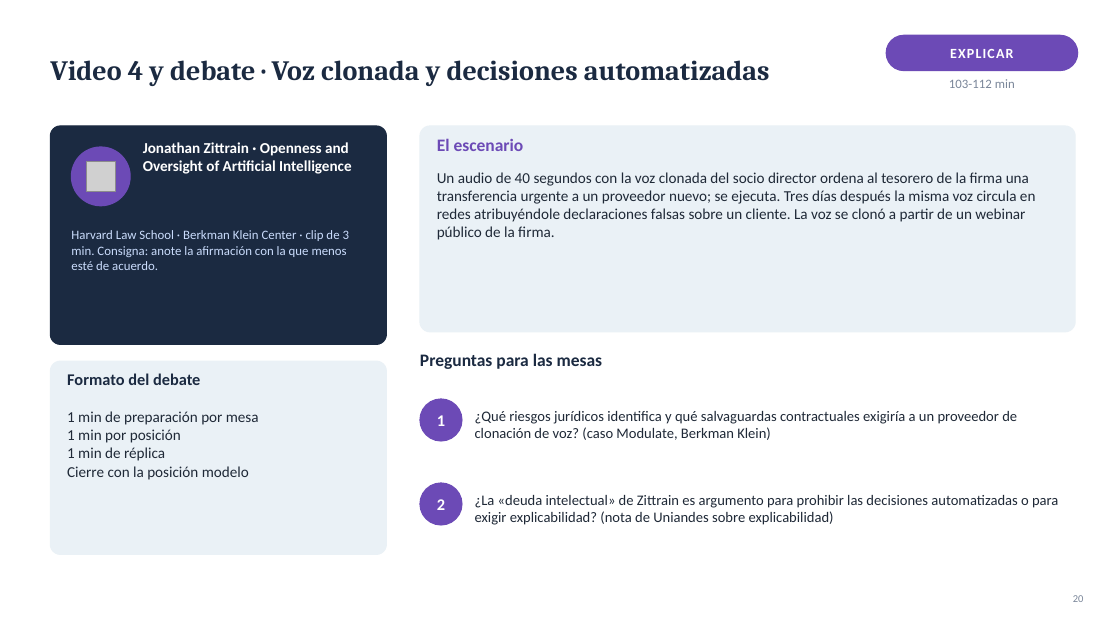
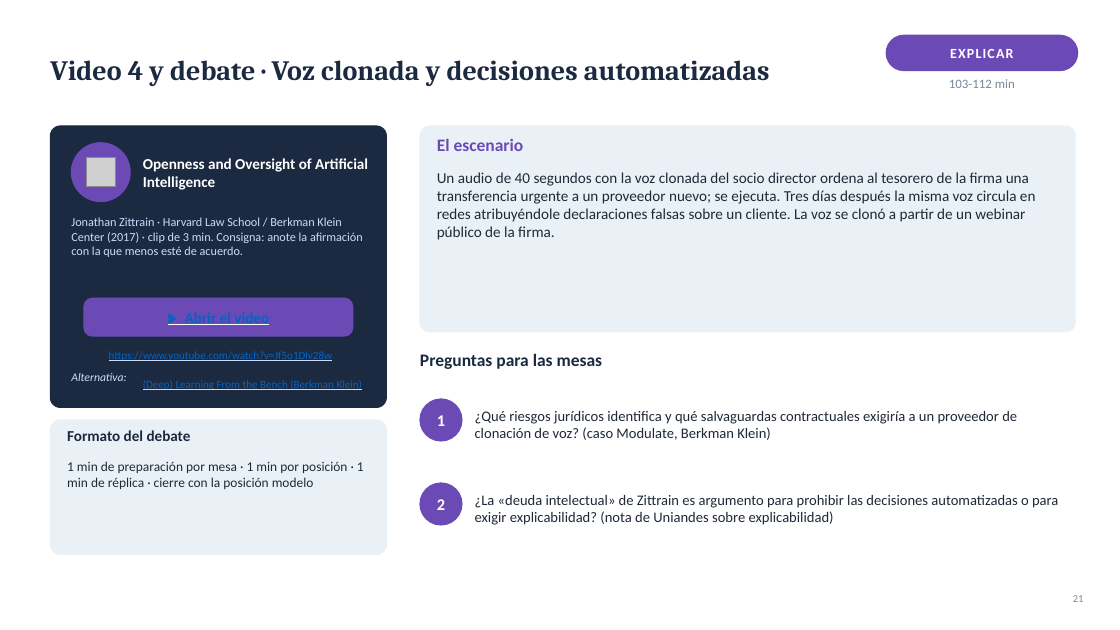
Before and after one commit to Arturoramos22/Arturoramos22, a slide deck: slide 21 of conferencia-derecho-tecnologia/DIAPOSITIVAS.pptx (slide 20 before the commit). Drawn at 1120x630 pixels with LibreOffice and Linux fonts; fonts in the diff are those of the drawing; grey boxes stand for pictures. Boxes give left, top, right and bottom in pixels: in the first picture for what was removed or moved away, otherwise in the second. Text is boxed around its words. In the diff, an @@ line names an element or a change of style, - is before the commit and + after.

```diff
--- a/conferencia-derecho-tecnologia/DIAPOSITIVAS.pptx
+++ b/conferencia-derecho-tecnologia/DIAPOSITIVAS.pptx
@@ rounded rectangle at [50, 126, 386, 408]: proportions changed @@
@@ rounded rectangle: place and size @@
-rounded rectangle at [50, 126, 386, 344]
+rounded rectangle at [50, 126, 386, 408]
@@ ellipse: place and size @@
-ellipse at [71, 147, 130, 206]
+ellipse at [71, 143, 130, 202]
@@ text "Openness and Oversight of Artificial ..." at [143, 158, 368, 190]: vertical alignment top to middle @@
@@ picture: place and size @@
-picture at [86, 162, 115, 192]
+picture at [86, 158, 115, 187]
@@ text at [143, 158, 368, 190]: text changed @@
-Jonathan Zittrain · Openness and Oversight of Artificial Intelligence
+Openness and Oversight of Artificial Intelligence
@@ text at [71, 217, 363, 257]: text changed; size 11 to 10.5 pt @@
-Harvard Law School · Berkman Klein Center · clip de 3 min. Consigna: anote la afirmación con la que menos esté de acuerdo.
+Jonathan Zittrain · Harvard Law School / Berkman Klein Center (2017) · clip de 3 min. Consigna: anote la afirmación con la que menos esté de acuerdo.
@@ rounded rectangle added at [84, 298, 353, 336], fill #6C4AB6, outline #6C4AB6 1 pt @@
@@ text added at [185, 312, 269, 325], 13 pt, text #0563C1, bold, underline @@
+▶ Abrir el video
@@ text added at [109, 351, 332, 361], 9.5 pt, text #0563C1, underline @@
+https://www.youtube.com/watch?v=Jf5o1Dlv28w
@@ text added at [71, 373, 126, 381], 10 pt, text #CADCFC, italic @@
+Alternativa:
@@ text added at [143, 380, 362, 390], 9.5 pt, text #0563C1, underline @@
+(Deep) Learning From the Bench (Berkman Klein)
@@ rounded rectangle: place and size @@
-rounded rectangle at [50, 361, 386, 555]
+rounded rectangle at [50, 420, 386, 555]
@@ rounded rectangle at [50, 420, 386, 555]: proportions changed @@
@@ text "Formato del debate": place and size @@
-text "Formato del debate" at [67, 373, 200, 385]
+text "Formato del debate" at [67, 430, 191, 441]
@@ text "Formato del debate" at [67, 430, 191, 441]: size 14 to 13 pt @@
@@ text at [67, 461, 364, 489]: text changed; size 13 to 11.5 pt @@
-1 min de preparación por mesa
-1 min por posición
-1 min de réplica
-Cierre con la posición modelo
+1 min de preparación por mesa · 1 min por posición · 1 min de réplica · cierre con la posición modelo
@@ text at [1073, 595, 1084, 602]: text changed @@
-20
+21
```
Also in this commit, not shown: 15 other slides changed, 1 slide added, 2 other files.
